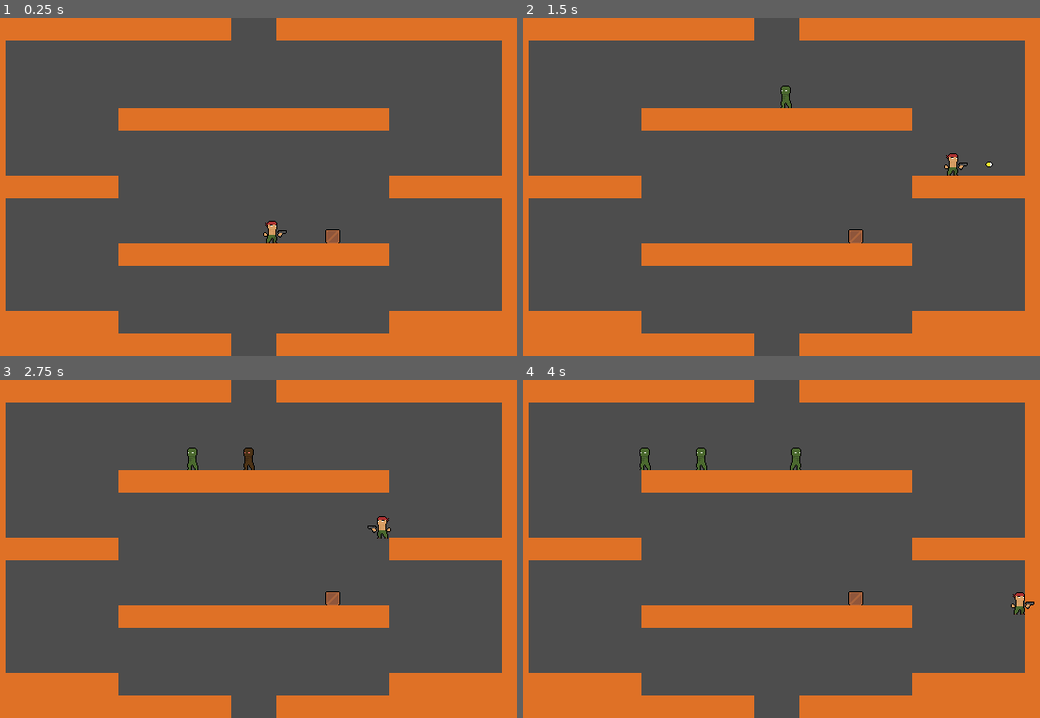
Above: before the commit, frames 1-4 (two rows, left to right).
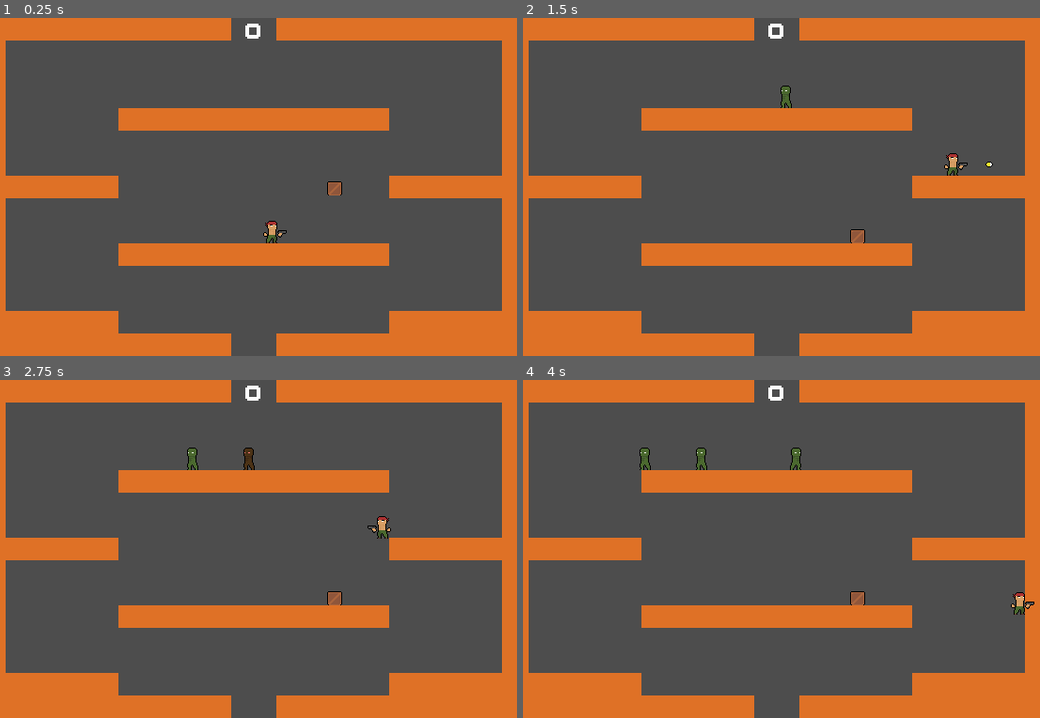
Above: after the commit, the same moments.

Repository: joshuajenner/battle-boxes
Game: Godot game, scene res://levels/level_test/level_test.tscn
Two runs of this game, one before a commit and one after it. Both use one fixed random seed, a clock stepped at 60 frames per second and the inputs below.
Inputs:
- Up to frame 1 (0.25 s): no input
- Up to frame 2 (1.5 s): hold D (move_right) from 0.53 s (still down); tap J (fire) at 0.6, 1.35 s; tap W (move_up) at 0.77 s
- Up to frame 3 (2.75 s): tap W (move_up) at 1.52 s; release D (move_right) at 2.03 s; hold A (move_left) from 2.03 s (still down); tap J (fire) at 2.1 s
- Up to frame 4 (4 s): release A (move_left) at 2.78 s; hold D (move_right) from 2.78 s (still down); tap J (fire) at 2.85, 3.6 s; tap W (move_up) at 3.02, 3.77 s

The runs differ from the first frame. In frame 1, 0.3% of the frame differs, in the area x 47-67%, y 1-67%; in frame 2, 0.2%; in frame 3, 0.2%; in frame 4, 0.2%.

Commit message:
Added crate scoring

Diff:
--- /dev/null
+++ b/autoloads/game_event.gd
@@ -0,0 +1,4 @@
+extends Node
+
+
+signal crate_picked_up
--- /dev/null
+++ b/crate/crate.gd
@@ -0,0 +1,7 @@
+extends RigidBody2D
+
+
+func _on_pickup_area_body_entered(body: Node2D) -> void:
+	if body is Player:
+		GameEvent.crate_picked_up.emit()
+		self.queue_free()
--- a/crate/crate.tscn
+++ b/crate/crate.tscn
@@ -1,16 +1,31 @@
 [gd_scene format=3 uid="uid://d4dm1gyla7h5a"]
 
+[ext_resource type="Script" uid="uid://cvfr1ivhraiww" path="res://crate/crate.gd" id="1_ncwnf"]
 [ext_resource type="Texture2D" uid="uid://dxn056iqv8cul" path="res://crate/crate.png" id="1_xwnab"]
 
 [sub_resource type="RectangleShape2D" id="RectangleShape2D_xkpxs"]
+size = Vector2(16, 15)
+
+[sub_resource type="RectangleShape2D" id="RectangleShape2D_ncwnf"]
 size = Vector2(16, 16)
 
-[node name="Crate" type="Area2D" unique_id=1952715960]
+[node name="Crate" type="RigidBody2D" unique_id=1714925956]
 collision_layer = 16
+collision_mask = 4
+lock_rotation = true
+script = ExtResource("1_ncwnf")
 
 [node name="Sprite2D" type="Sprite2D" parent="." unique_id=1698994934]
 position = Vector2(0, -4)
 texture = ExtResource("1_xwnab")
 
-[node name="CollisionShape2D" type="CollisionShape2D" parent="." unique_id=439310627]
+[node name="NavBox" type="CollisionShape2D" parent="." unique_id=439310627]
+position = Vector2(0, 0.5)
 shape = SubResource("RectangleShape2D_xkpxs")
+
+[node name="PickupArea" type="Area2D" parent="." unique_id=395719592]
+
+[node name="CollisionShape2D" type="CollisionShape2D" parent="PickupArea" unique_id=2081754610]
+shape = SubResource("RectangleShape2D_ncwnf")
+
+[connection signal="body_entered" from="PickupArea" to="." method="_on_pickup_area_body_entered"]
--- /dev/null
+++ b/levels/crate_spawner.gd
@@ -0,0 +1,23 @@
+extends Node
+
+
+@export var spawn_node: Node2D
+@export var spawn_areas: Array[CollisionShape2D]
+
+
+const CRATE = preload("uid://d4dm1gyla7h5a")
+
+
+func _ready() -> void:
+	GameEvent.crate_picked_up.connect(on_crate_picked_up)
+
+
+func on_crate_picked_up() -> void:
+	var spawn_area: CollisionShape2D = spawn_areas.pick_random()
+	var spawn_rect: Rect2 = spawn_area.shape.get_rect()
+	var spawn_x: float = randf_range(spawn_rect.position.x, spawn_rect.position.x + spawn_rect.size.x)
+	var spawn_position: Vector2 = Vector2(spawn_x, 0) + spawn_area.global_position
+
+	var new_crate: Node2D = CRATE.instantiate()
+	new_crate.global_position = spawn_position
+	spawn_node.call_deferred("add_child", new_crate)
--- /dev/null
+++ b/levels/crate_spawner.tscn
@@ -0,0 +1,6 @@
+[gd_scene format=3 uid="uid://k1l003cvt3r"]
+
+[ext_resource type="Script" uid="uid://cup3qbwut5pj4" path="res://levels/crate_spawner.gd" id="1_6x8il"]
+
+[node name="CrateSpawner" type="Node" unique_id=1773167764]
+script = ExtResource("1_6x8il")
--- a/levels/spawner.tscn
+++ b/levels/enemy_spawner.tscn
@@ -1,10 +1,10 @@
 [gd_scene format=3 uid="uid://b0yg3j2hnuhlp"]
 
-[ext_resource type="Script" uid="uid://kek5od7i57da" path="res://levels/spawner.gd" id="1_u25oc"]
+[ext_resource type="Script" uid="uid://kek5od7i57da" path="res://levels/enemy_spawner.gd" id="1_7cpu4"]
 [ext_resource type="PackedScene" uid="uid://2gliggdm8ayc" path="res://enemies/zombie.tscn" id="2_fh533"]
 
-[node name="Spawner" type="Node2D" unique_id=1002635223 node_paths=PackedStringArray("timer")]
-script = ExtResource("1_u25oc")
+[node name="EnemySpawner" type="Node2D" unique_id=1002635223 node_paths=PackedStringArray("timer")]
+script = ExtResource("1_7cpu4")
 timer = NodePath("Timer")
 zombie = ExtResource("2_fh533")
 
--- a/levels/level_test/level_test.tscn
+++ b/levels/level_test/level_test.tscn
@@ -2,8 +2,34 @@
 
 [ext_resource type="TileSet" uid="uid://cfjy06s4fxai1" path="res://levels/level_test/test_tile_set.tres" id="1_kshei"]
 [ext_resource type="PackedScene" uid="uid://bioro8tgyhahn" path="res://player/player.tscn" id="2_cu8xp"]
-[ext_resource type="PackedScene" uid="uid://b0yg3j2hnuhlp" path="res://levels/spawner.tscn" id="3_0ewvk"]
+[ext_resource type="PackedScene" uid="uid://b0yg3j2hnuhlp" path="res://levels/enemy_spawner.tscn" id="3_0ewvk"]
 [ext_resource type="PackedScene" uid="uid://d4dm1gyla7h5a" path="res://crate/crate.tscn" id="4_lke4h"]
+[ext_resource type="PackedScene" uid="uid://k1l003cvt3r" path="res://levels/crate_spawner.tscn" id="5_o873a"]
+[ext_resource type="PackedScene" uid="uid://dmak7r24ll3si" path="res://ui/hud.tscn" id="6_xssfl"]
+
+[sub_resource type="RectangleShape2D" id="RectangleShape2D_hokst"]
+size = Vector2(288, 24)
+
+[sub_resource type="RectangleShape2D" id="RectangleShape2D_xssfl"]
+size = Vector2(120, 24)
+
+[sub_resource type="RectangleShape2D" id="RectangleShape2D_o873a"]
+size = Vector2(120, 24)
+
+[sub_resource type="RectangleShape2D" id="RectangleShape2D_04mhw"]
+size = Vector2(288, 24)
+
+[sub_resource type="RectangleShape2D" id="RectangleShape2D_eyhwo"]
+size = Vector2(120, 24)
+
+[sub_resource type="RectangleShape2D" id="RectangleShape2D_7ix4y"]
+size = Vector2(120, 24)
+
+[sub_resource type="RectangleShape2D" id="RectangleShape2D_mq7hc"]
+size = Vector2(120, 24)
+
+[sub_resource type="RectangleShape2D" id="RectangleShape2D_83a7s"]
+size = Vector2(120, 24)
 
 [node name="LevelTest" type="Node2D" unique_id=2033538592]
 
@@ -22,9 +48,66 @@
 
 [node name="Camera2D" type="Camera2D" parent="." unique_id=823235731]
 position = Vector2(0, 12)
+process_callback = 0
 
 [node name="Player" parent="." unique_id=241208287 instance=ExtResource("2_cu8xp")]
 position = Vector2(20, 60)
 
 [node name="Crate" parent="." unique_id=1952715960 instance=ExtResource("4_lke4h")]
-position = Vector2(84, 64)
+position = Vector2(86, -12)
+
+[node name="CrateSpawner" parent="." unique_id=1773167764 node_paths=PackedStringArray("spawn_node", "spawn_areas") instance=ExtResource("5_o873a")]
+spawn_node = NodePath("..")
+spawn_areas = [NodePath("../CrateSpawnAreas/TopMiddle/TMShape"), NodePath("../CrateSpawnAreas/MiddleLeft/MLShape"), NodePath("../CrateSpawnAreas/MiddleRight/MRShape"), NodePath("../CrateSpawnAreas/MiddleMiddle/MMShape"), NodePath("../CrateSpawnAreas/BottomFarLeft/BFLShape"), NodePath("../CrateSpawnAreas/BottomLeft/BLShape"), NodePath("../CrateSpawnAreas/BottomFarRight/BFRShape"), NodePath("../CrateSpawnAreas/BottomRight/BRShape")]
+
+[node name="CrateSpawnAreas" type="Node2D" parent="." unique_id=1560927553]
+
+[node name="TopMiddle" type="Area2D" parent="CrateSpawnAreas" unique_id=134536191]
+
+[node name="TMShape" type="CollisionShape2D" parent="CrateSpawnAreas/TopMiddle" unique_id=920222601]
+position = Vector2(0, -84)
+shape = SubResource("RectangleShape2D_hokst")
+
+[node name="MiddleLeft" type="Area2D" parent="CrateSpawnAreas" unique_id=511053261]
+
+[node name="MLShape" type="CollisionShape2D" parent="CrateSpawnAreas/MiddleLeft" unique_id=629999329]
+position = Vector2(-204, -12)
+shape = SubResource("RectangleShape2D_xssfl")
+
+[node name="MiddleRight" type="Area2D" parent="CrateSpawnAreas" unique_id=282685456]
+
+[node name="MRShape" type="CollisionShape2D" parent="CrateSpawnAreas/MiddleRight" unique_id=2129158566]
+position = Vector2(204, -12)
+shape = SubResource("RectangleShape2D_o873a")
+
+[node name="MiddleMiddle" type="Area2D" parent="CrateSpawnAreas" unique_id=720116892]
+
+[node name="MMShape" type="CollisionShape2D" parent="CrateSpawnAreas/MiddleMiddle" unique_id=2085503590]
+position = Vector2(0, 60)
+shape = SubResource("RectangleShape2D_04mhw")
+
+[node name="BottomFarLeft" type="Area2D" parent="CrateSpawnAreas" unique_id=1497222963]
+
+[node name="BFLShape" type="CollisionShape2D" parent="CrateSpawnAreas/BottomFarLeft" unique_id=1367134798]
+position = Vector2(-204, 132)
+shape = SubResource("RectangleShape2D_eyhwo")
+
+[node name="BottomLeft" type="Area2D" parent="CrateSpawnAreas" unique_id=565311119]
+
+[node name="BLShape" type="CollisionShape2D" parent="CrateSpawnAreas/BottomLeft" unique_id=241155293]
+position = Vector2(-84, 156)
+shape = SubResource("RectangleShape2D_7ix4y")
+
+[node name="BottomFarRight" type="Area2D" parent="CrateSpawnAreas" unique_id=1908343817]
+
+[node name="BFRShape" type="CollisionShape2D" parent="CrateSpawnAreas/BottomFarRight" unique_id=2040011059]
+position = Vector2(204, 132)
+shape = SubResource("RectangleShape2D_mq7hc")
+
+[node name="BottomRight" type="Area2D" parent="CrateSpawnAreas" unique_id=769917789]
+
+[node name="BRShape" type="CollisionShape2D" parent="CrateSpawnAreas/BottomRight" unique_id=679444528]
+position = Vector2(84, 156)
+shape = SubResource("RectangleShape2D_83a7s")
+
+[node name="HUD" parent="." unique_id=587562022 instance=ExtResource("6_xssfl")]
--- a/player/player.gd
+++ b/player/player.gd
@@ -1,3 +1,4 @@
+class_name Player
 extends CharacterBody2D
 
 
--- a/project.godot
+++ b/project.godot
@@ -14,6 +14,10 @@
 run/main_scene="uid://bpyrwd0u8ic65"
 config/features=PackedStringArray("4.7", "GL Compatibility")
 config/icon="res://icon.svg"
+
+[autoload]
+
+GameEvent="*uid://ybsgvqjptbxm"
 
 [display]
 
--- /dev/null
+++ b/ui/hud.gd
@@ -0,0 +1,19 @@
+extends CanvasLayer
+
+
+@export var score_label: Label
+
+
+var score: int = 0
+
+
+func _ready() -> void:
+	GameEvent.crate_picked_up.connect(on_crate_picked_up)
+
+	score = 0
+	score_label.text = str(score)
+
+
+func on_crate_picked_up() -> void:
+	score += 1
+	score_label.text = str(score)
--- /dev/null
+++ b/ui/hud.tscn
@@ -0,0 +1,26 @@
+[gd_scene format=3 uid="uid://dmak7r24ll3si"]
+
+[ext_resource type="Script" uid="uid://cossj1l0ycf0g" path="res://ui/hud.gd" id="1_rbyyf"]
+[ext_resource type="FontFile" uid="uid://knl5jbwyuem3" path="res://assets/BoldPixels.ttf" id="2_276te"]
+
+[sub_resource type="LabelSettings" id="LabelSettings_xssfl"]
+font = ExtResource("2_276te")
+font_size = 32
+
+[node name="HUD" type="CanvasLayer" unique_id=587562022 node_paths=PackedStringArray("score_label")]
+script = ExtResource("1_rbyyf")
+score_label = NodePath("MarginContainer/ScoreLabel")
+
+[node name="MarginContainer" type="MarginContainer" parent="." unique_id=46592953]
+anchors_preset = 15
+anchor_right = 1.0
+anchor_bottom = 1.0
+grow_horizontal = 2
+grow_vertical = 2
+
+[node name="ScoreLabel" type="Label" parent="MarginContainer" unique_id=156240242]
+layout_mode = 2
+size_flags_vertical = 0
+text = "0"
+label_settings = SubResource("LabelSettings_xssfl")
+horizontal_alignment = 1
Binary file added: assets/BoldPixels.ttf
Not shown, added: assets/BoldPixels.ttf.import
Not shown, added: autoloads/game_event.gd.uid
Not shown, added: crate/crate.gd.uid
Not shown, added: levels/crate_spawner.gd.uid
Renamed: levels/spawner.gd -> levels/enemy_spawner.gd
Renamed: levels/spawner.gd.uid -> levels/enemy_spawner.gd.uid
Not shown, added: ui/hud.gd.uid
